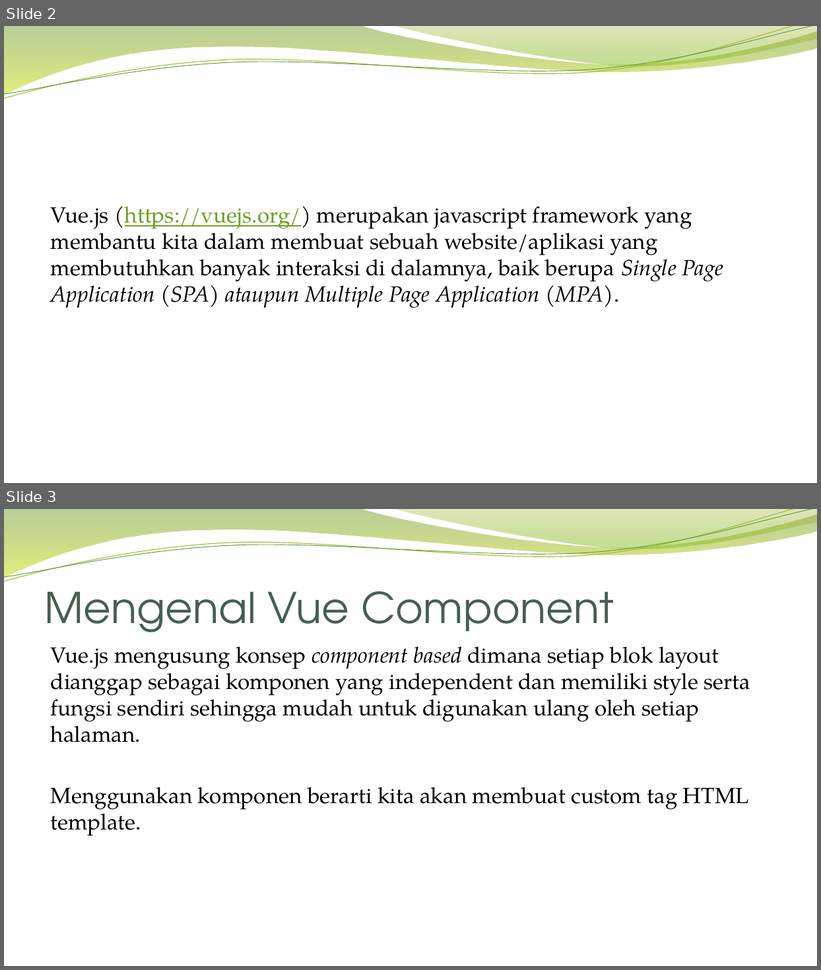
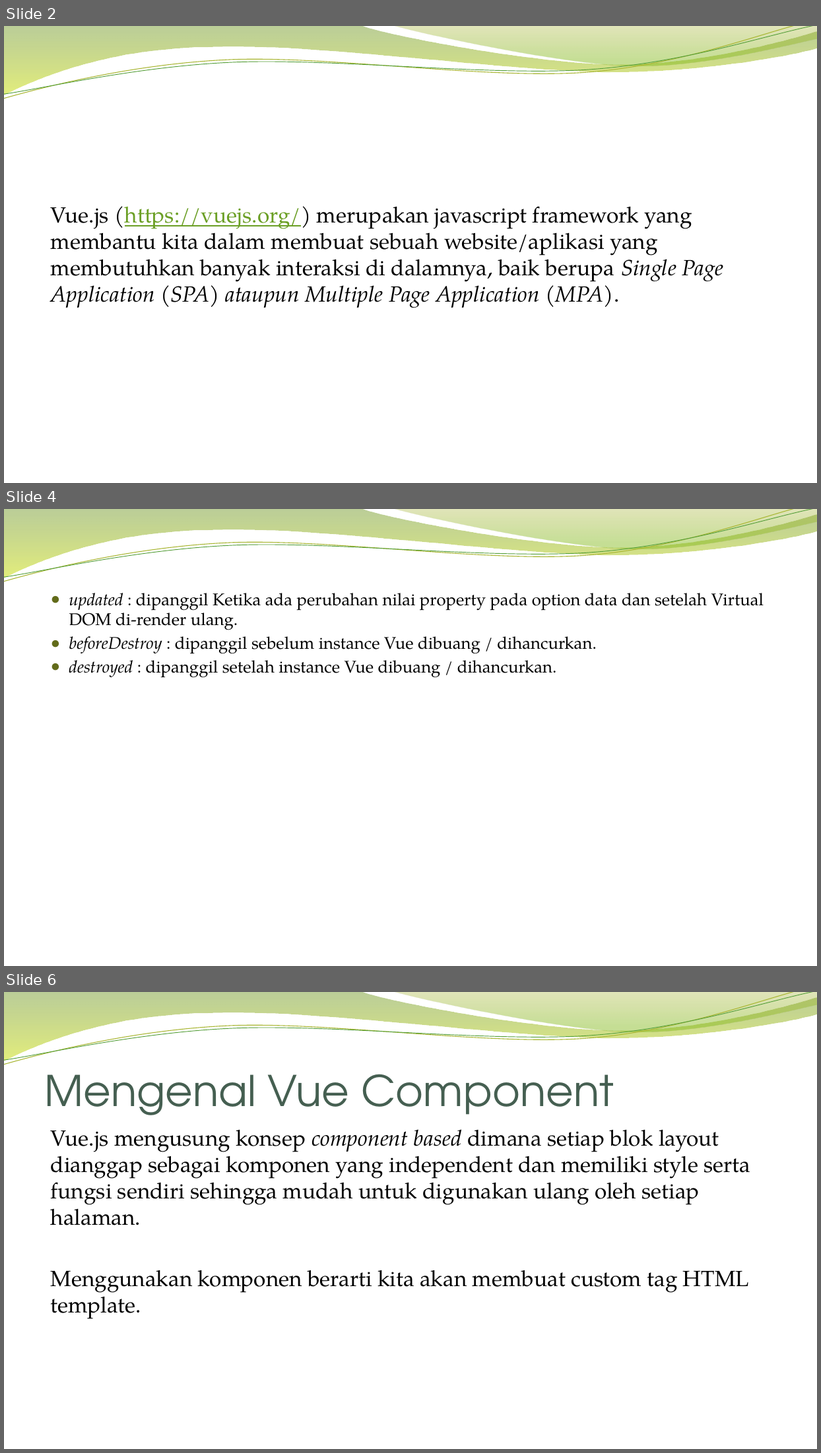
Before and after one commit to realreef/tutor_vuejs, a slide deck: Berkenalan Dengan Vue.pptx. Shown one above the other, each under a label of ours: slides 2 and 3 before the commit, slides 2, 4 and 6 after it; the slides between them are not shown. The pictures are 821x970 and 821x1453 pixels, drawn with LibreOffice and Linux fonts; fonts in the diff are those of the drawing; background and template pictures are left out. Boxes give left, top, right and bottom in pixels: in the first picture for what was removed or moved away, otherwise in the second. Text is boxed around its words. In the diff, an @@ line names an element or a change of style, - is before the commit and + after.

```diff
--- a/Berkenalan Dengan Vue.pptx
+++ b/Berkenalan Dengan Vue.pptx
@@ slide 4 added at (4,509,817,966), background picture (left out); not listed: 4 template elements that a slide beside it also shows @@
@@ text added at (69,593,764,678), 20 pt, text #000000 @@
+● updated : dipanggil Ketika ada perubahan nilai property pada option data dan setelah Virtual DOM di-render ulang.
+● beforeDestroy : dipanggil sebelum instance Vue dibuang / dihancurkan.
+● destroyed : dipanggil setelah instance Vue dibuang / dihancurkan.
@@ what was slide 3 is now slide 6 @@
```
Also in this commit, not shown: 2 other slides added.
